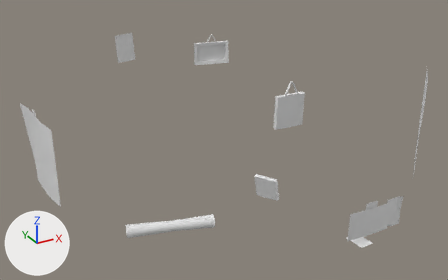
Two versions of the FBX model Assets/_Assets/Models/Background/Pictures_01.fbx, one commit apart.
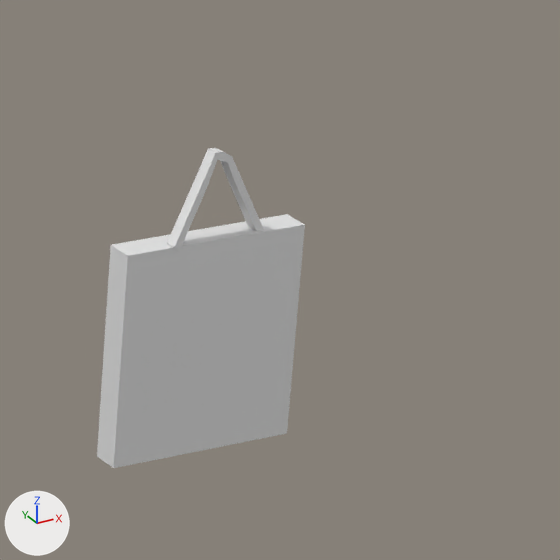
The first picture shows the older version from a 50 mm lens placed at (-19.5, -44.2, 33.4), pointed at (3.8, -1.8, 12.2). The close-ups show the older and then the newer version on the part from 58% to 77% of the width and 21% to 51% of the height of that picture. Only the edits that show in the close-ups are written down. Every picture has the same lights, and +X, +Y and +Z are marked at lower left. Materials are left out; every surface is plain grey. Where no turn or scale is listed for an object, it has been applied to the vertices.

The scene before the commit, as lines of its bpy script (objects in view):
```python
me_cube_041 = bpy.data.meshes.new('Cube.041')
me_cube_041.from_pydata(...)  # 44 vertices, 40 faces; spans x 0.69..2.69, y -14.34..-13.91, z 18.32..21.35
# before: 0 (2.66, -14.26, 18.32) at pixel (286, 433), 2 (2.68, -14.34, 20.47) at pixel (304, 224), 4 (0.69, -14.21, 18.33) at pixel (113, 468), 6 (0.71, -14.29, 20.49) at pixel (127, 255), 16 (2.24, -14.28, 20.32)
# before: 17 (1.86, -14.3, 21.06) at pixel (233, 178), 18 (2.24, -14.16, 20.32), 20 (2.31, -14.28, 20.36), 21 (1.92, -14.3, 21.09) at pixel (239, 173), 22 (2.3, -14.16, 20.36)
# before: 24 (1.78, -14.31, 21.21) at pixel (228, 163), 27 (1.82, -14.31, 21.28) at pixel (232, 156), 28 (1.54, -14.32, 20.99) at pixel (205, 191), 31 (1.48, -14.32, 21.04) at pixel (200, 187), 32 (1.27, -14.32, 20.44) at pixel (179, 251)
# before: 33 (1.26, -14.19, 20.45), 34 (1.21, -14.2, 20.5) at pixel (166, 243), 35 (1.21, -14.32, 20.5) at pixel (174, 247), 36 (1.75, -14.31, 21.24) at pixel (225, 161), 37 (1.66, -14.31, 21.27) at pixel (217, 159)
# before: 42 (1.63, -14.32, 21.35) at pixel (216, 152), 43 (1.72, -14.31, 21.35) at pixel (223, 151)
ob_hanging_picframe_01 = bpy.data.objects.new('hanging_picFrame.01', me_cube_041)
ob_hanging_picframe_01.location = (0.0, 0.0, 0.0)
```
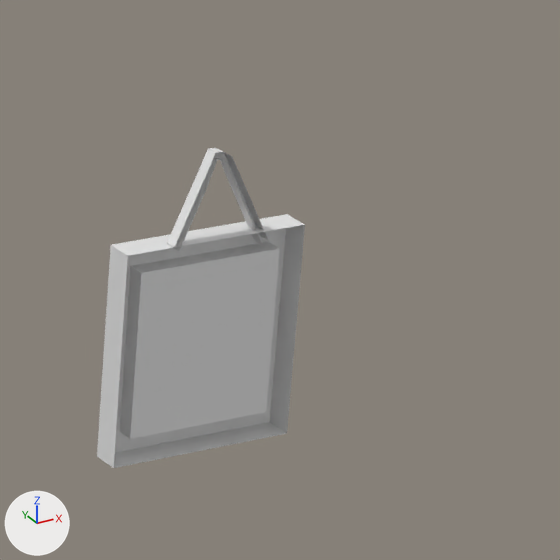
Where the newer file only moved an object's origin or applied its transform, the numbers keep the older frame.

What changed in the scene script:
```text
Change me_cube_041:
    used by ob_hanging_picframe_01; location = (0.0, 0.0, 0.0)
    verts and faces of me_cube_041; kept vertices keep their numbers, new ones are numbered from 44
    remove me_cube_041.from_pydata(...)  # 44 vertices, 40 faces; spans x 0.69..2.69, y -14.34..-13.91, z 18.32..21.35
    add me_cube_041.from_pydata(...)  # 44 vertices, 31 faces; spans x 0.69..2.69, y -14.34..-13.91, z 18.32..21.35
    me_cube_041 part 1
    add delete_faces([(0, 2, 6, 4), (16, 20, 21, 17), (16, 18, 22, 20), (17, 21, 27, 24), (28, 37, 42, 31), (28, 31, 35, 32)])
    add delete_faces([(24, 27, 43, 36), (32, 35, 34, 33), (36, 43, 42, 37)])
```

Boxes [x1, y1, x2, y2] around the edits, measured in the close-ups (560 x 560 px):
part 1 of me_cube_041, deleted
    before: [114, 151, 305, 468]
